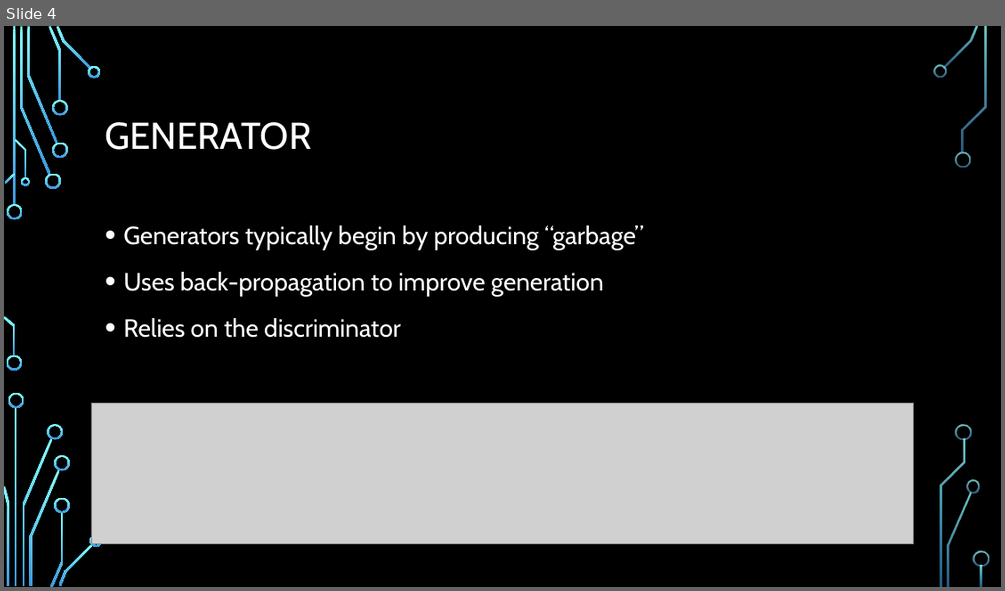
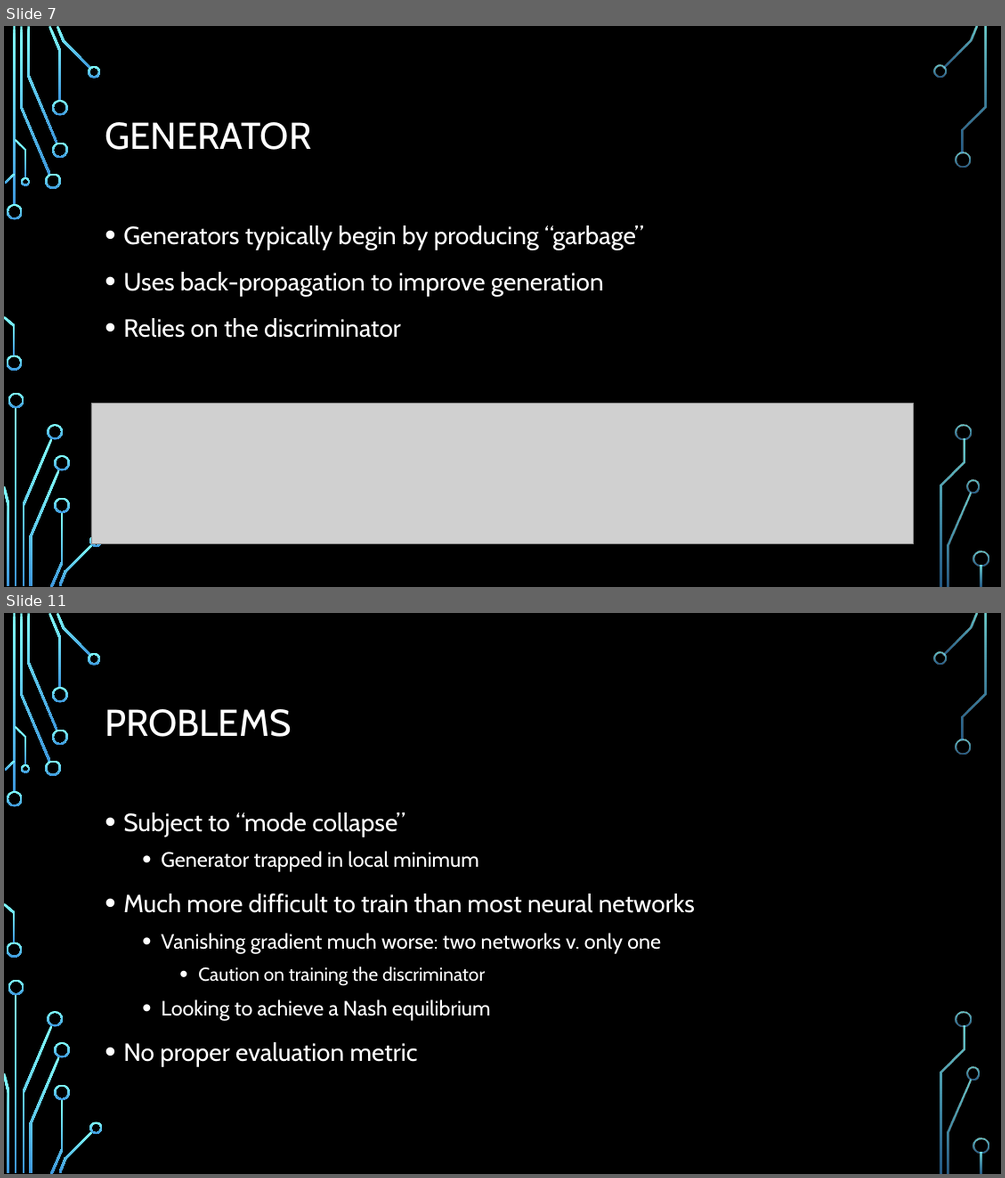
Before and after one commit to GnomeWorks/DS7335-ML, a slide deck: - Presentation/Generative Adversarial Networks.pptx. Shown one above the other, each under a label of ours: slide 4 before the commit, slides 7 and 11 after it; the slides between them are not shown. The pictures are 1005x591 and 1005x1178 pixels, drawn with LibreOffice and Linux fonts; fonts in the diff are those of the drawing; grey boxes stand for pictures; background and template pictures are left out. Boxes give left, top, right and bottom in pixels: in the first picture for what was removed or moved away, otherwise in the second. Text is boxed around its words. In the diff, an @@ line names an element or a change of style, - is before the commit and + after.

```diff
--- a/- Presentation/Generative Adversarial Networks.pptx
+++ b/- Presentation/Generative Adversarial Networks.pptx
@@ slide 11 added at <box>4,613,1001,1174</box>, background picture (left out); not listed: 36 template elements that a slide beside it also shows @@
@@ title added at <box>105,709,291,737</box>, 36 pt, text #FFFFFF @@
+PROBLEMS
@@ text added at <box>123,812,695,1067</box>, 20 pt, text #FFFFFF @@
+• Subject to “mode collapse”
+  • Generator trapped in local minimum
+• Much more difficult to train than most neural networks
+  • Vanishing gradient much worse: two networks v. only one
+    • Caution on training the discriminator
+  • Looking to achieve a Nash equilibrium
+• No proper evaluation metric
@@ what was slide 4 is now slide 7 @@
```
Also in this commit, not shown: 4 slides changed, 4 other slides added, 1 slide removed, 11 other files.
